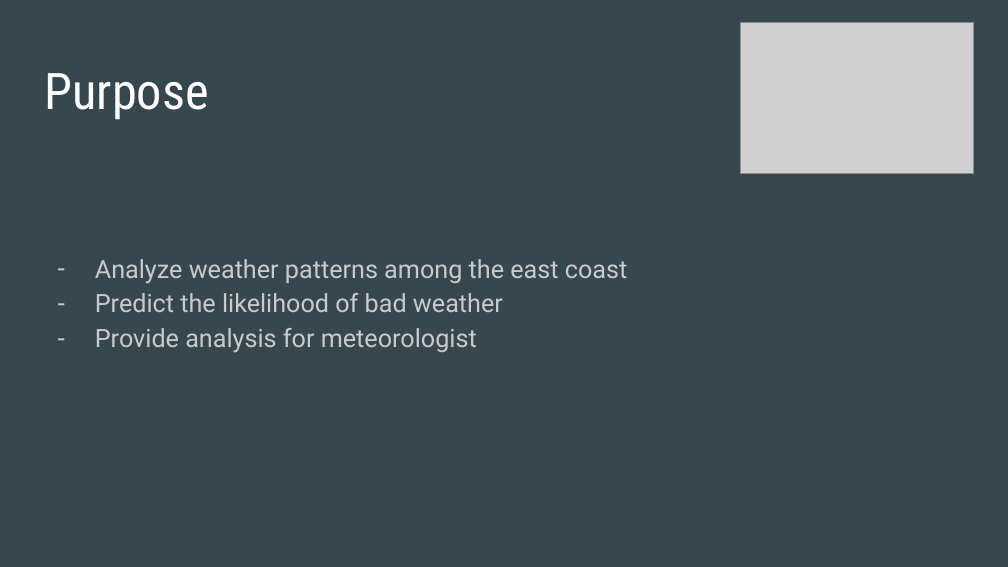
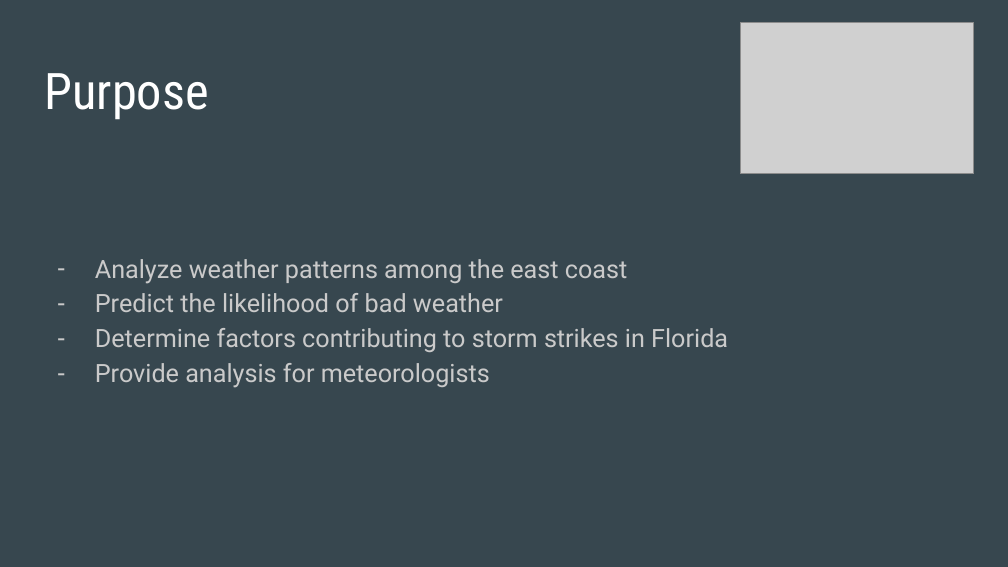
Before and after one commit to daniduce/Final-Project, a slide deck: slide 2 of Weather Patterns.pptx. Drawn at 1008x567 pixels with LibreOffice and Linux fonts; fonts in the diff are those of the drawing; grey boxes stand for pictures. Boxes give left, top, right and bottom in pixels: in the first picture for what was removed or moved away, otherwise in the second. Text is boxed around its words. In the diff, an @@ line names an element or a change of style, - is before the commit and + after.

```diff
--- a/Weather Patterns.pptx
+++ b/Weather Patterns.pptx
@@ text at (95,328,728,388): text changed @@
-– Provide analysis for meteorologist
+– Determine factors contributing to storm strikes in Florida
+– Provide analysis for meteorologists
```
Also in this commit, not shown: 4 other slides changed, 3 slides added, 1 slide removed.
